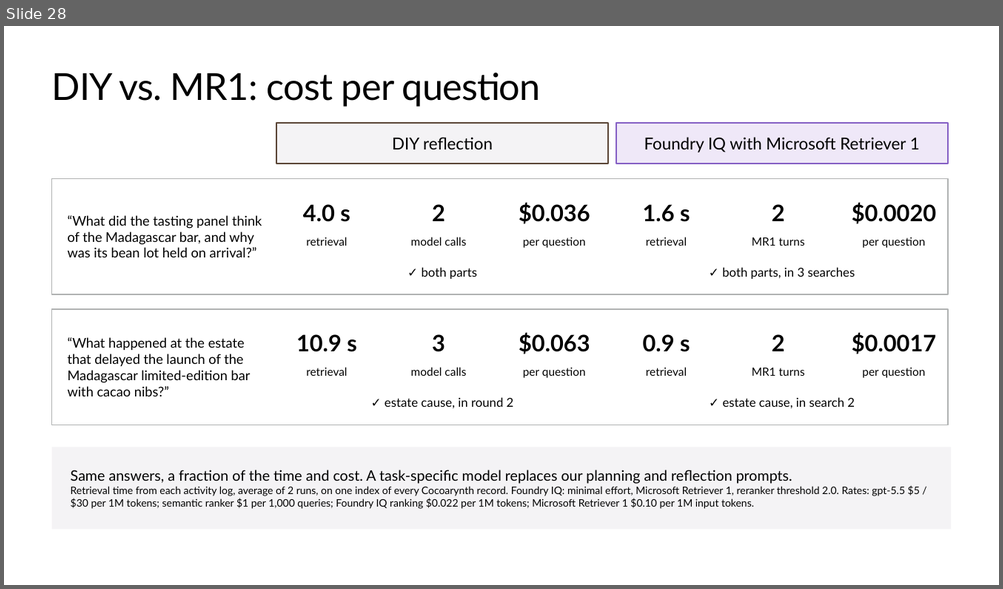
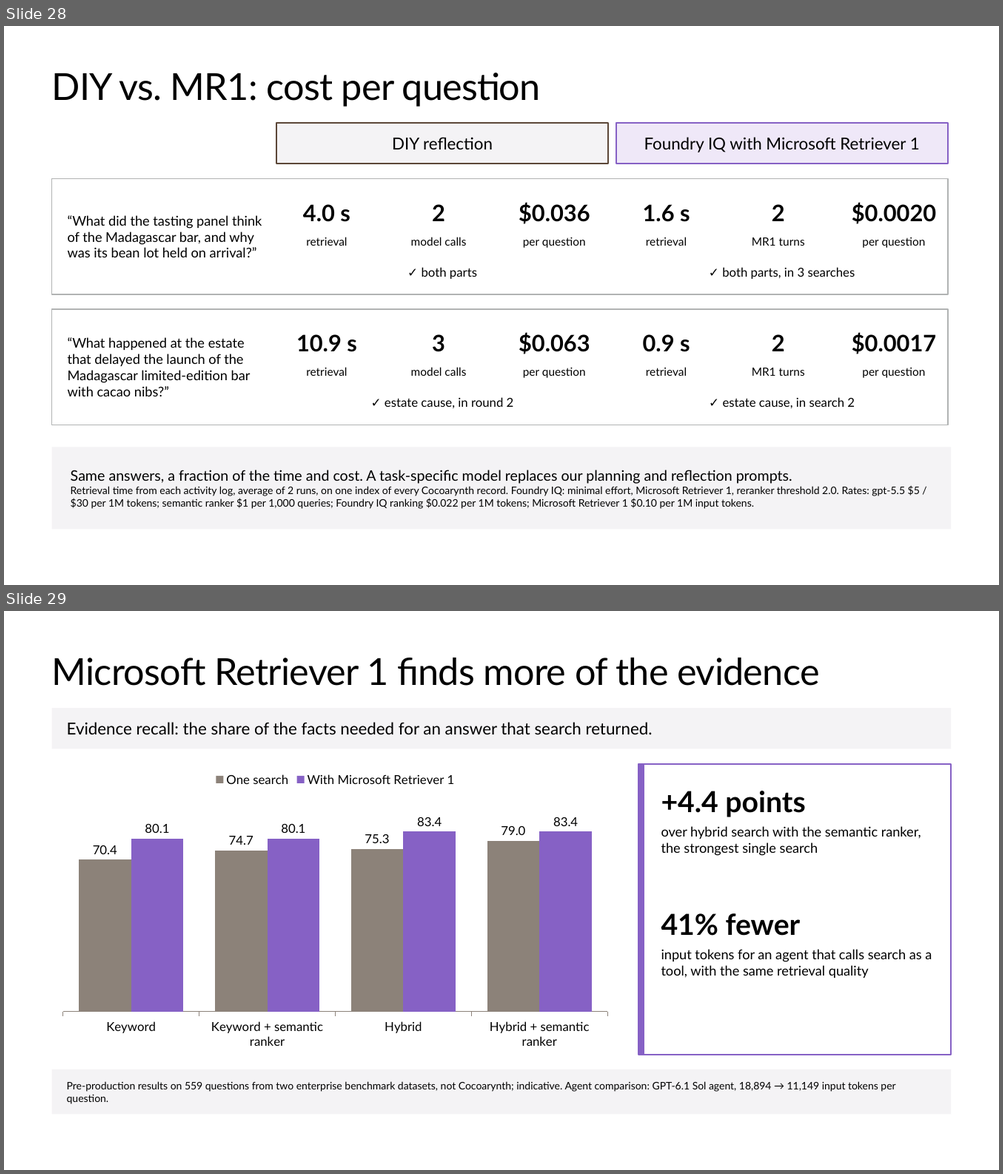
Before and after one commit to microsoft/ignite26-BRK300-building-agentic-retrieval-from-diy-to-foundry-iq, a slide deck: IgniteBRK300-WorkingDeck.pptx. Shown one above the other, each under a label of ours: slide 28 before the commit, slides 28 and 29 after it. The pictures are 1003x589 and 1003x1174 pixels, drawn with LibreOffice and Linux fonts; fonts in the diff are those of the drawing; background and template pictures are left out. Boxes give left, top, right and bottom in pixels: in the first picture for what was removed or moved away, otherwise in the second. Text is boxed around its words. In the diff, an @@ line names an element or a change of style, - is before the commit and + after.

```diff
--- a/IgniteBRK300-WorkingDeck.pptx
+++ b/IgniteBRK300-WorkingDeck.pptx
@@ slide 29 added at (x1=4, y1=611, x2=999, y2=1170), background #FFFFFF @@
@@ title added at (x1=52, y1=658, x2=819, y2=686), 36 pt, text #000000 @@
+Microsoft Retriever 1 finds more of the evidence
@@ rectangle added at (x1=52, y1=708, x2=950, y2=749), fill #F4F3F5, 16 pt, text #000000 @@
+Evidence recall: the share of the facts needed for an answer that search returned.
@@ column chart added at (x1=52, y1=764, x2=619, y2=1055) @@
+categories: Keyword, Keyword + semantic ranker, Hybrid, Hybrid + semantic ranker
+One search: 70.4, 74.7, 75.3, 79
+With Microsoft Retriever 1: 80.1, 80.1, 83.4, 83.4
@@ rectangle added at (x1=638, y1=764, x2=950, y2=1055), fill #FFFFFF, outline #8661C5 1.5 pt @@
@@ rectangle added at (x1=638, y1=764, x2=644, y2=1055), fill #8661C5 @@
@@ text added at (x1=661, y1=791, x2=805, y2=817), 28 pt, text #000000, bold @@
++4.4 points
@@ text added at (x1=661, y1=826, x2=921, y2=856), 13 pt, text #000000 @@
+over hybrid search with the semantic ranker, the strongest single search
@@ text added at (x1=661, y1=914, x2=800, y2=936), 28 pt, text #000000, bold @@
+41% fewer
@@ text added at (x1=661, y1=949, x2=931, y2=978), 13 pt, text #000000 @@
+input tokens for an agent that calls search as a tool, with the same retrieval quality
@@ rectangle added at (x1=52, y1=1070, x2=950, y2=1115), fill #F4F3F5, 10 pt, text #000000 @@
+Pre-production results on 559 questions from two enterprise benchmark datasets, not Cocoarynth; indicative. Agent comparison: GPT-6.1 Sol agent, 18,894 → 11,149 input tokens per question.
```
Also in this commit, not shown: 4 slides changed, 2 other slides added, 3 slides removed, 1 other file.
